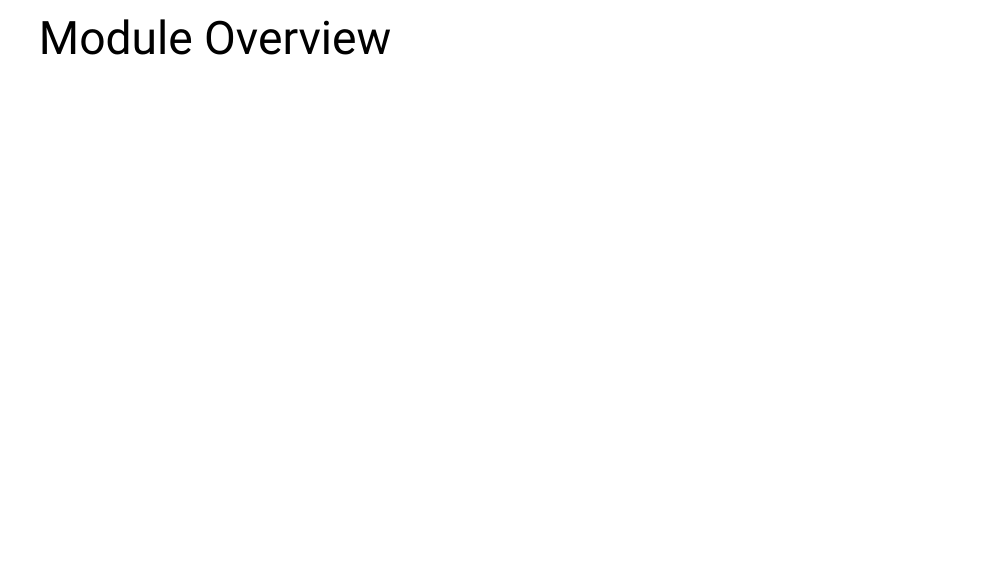
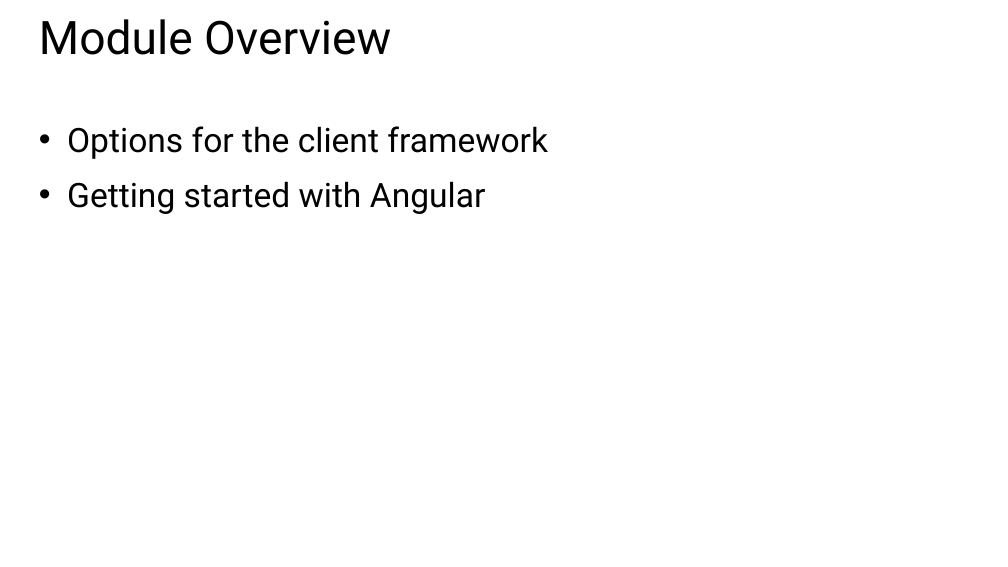
Before and after one commit to CharaD7/FrayedKnot, a slide deck: slide 4 of Slides/M5 Client.pptx. Drawn at 1008x567 pixels with LibreOffice and Linux fonts; fonts in the diff are those of the drawing. Boxes give left, top, right and bottom in pixels: in the first picture for what was removed or moved away, otherwise in the second. Text is boxed around its words. In the diff, an @@ line names an element or a change of style, - is before the commit and + after.

```diff
--- a/Slides/M5 Client.pptx
+++ b/Slides/M5 Client.pptx
@@ text added at <box>67,126,548,214</box>, 32 pt, text #000000 @@
+• Options for the client framework
+• Getting started with Angular
```
Also in this commit, not shown: 1 other slide changed, 4 slides added, 3 slides removed, 7 other files.
